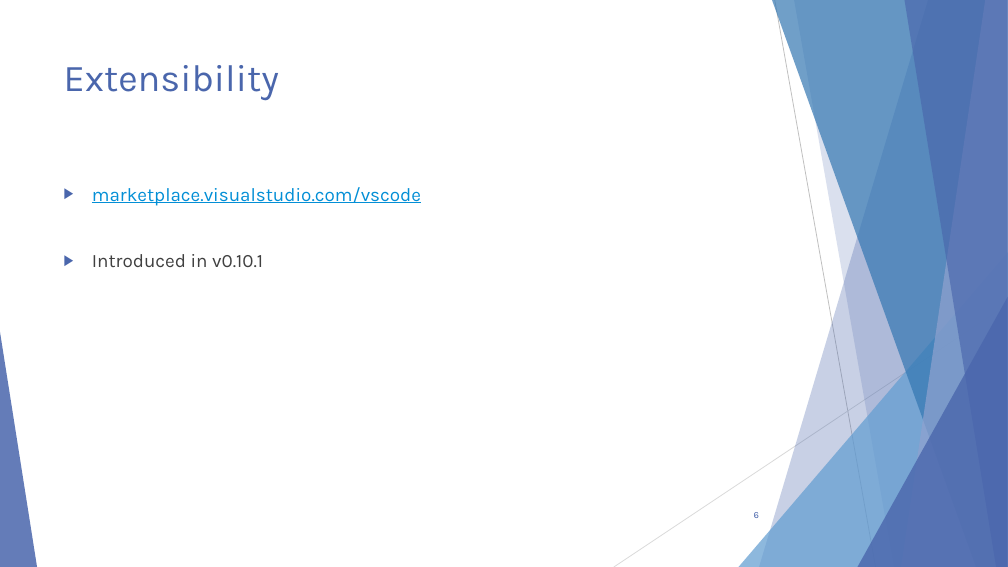
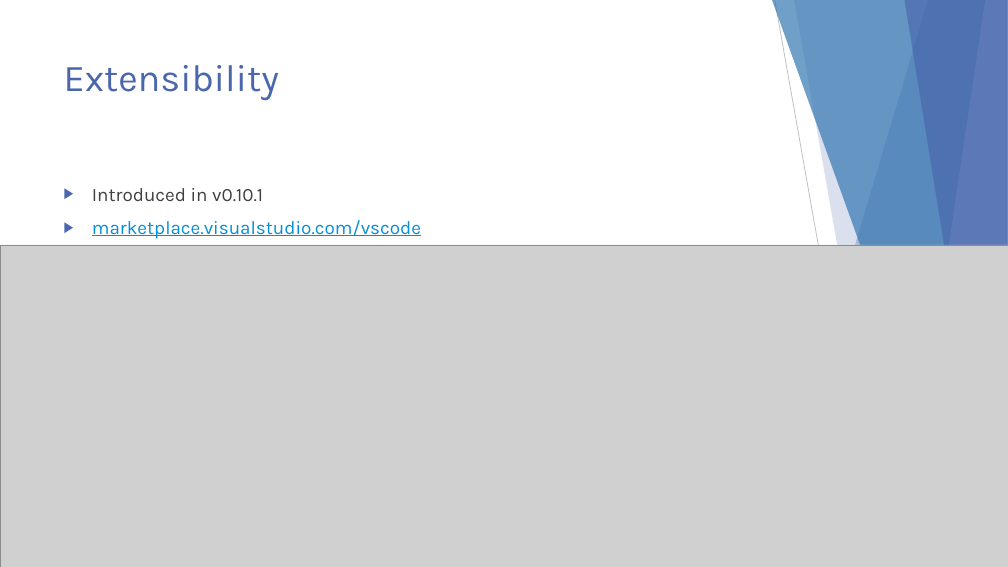
Before and after one commit to scottaddie/slide-decks, a slide deck: slide 6 of Intro to JavaScript Tooling in VS Code - MKEJS.pptx. Drawn at 1008x567 pixels with LibreOffice and Linux fonts; fonts in the diff are those of the drawing; grey boxes stand for pictures. Boxes give left, top, right and bottom in pixels: in the first picture for what was removed or moved away, otherwise in the second. Text is boxed around its words. In the diff, an @@ line names an element or a change of style, - is before the commit and + after.

```diff
--- a/Intro to JavaScript Tooling in VS Code - MKEJS.pptx
+++ b/Intro to JavaScript Tooling in VS Code - MKEJS.pptx
@@ text at [92, 188, 263, 201]: paragraph added @@
+▶ Introduced in v0.10.1
@@ picture added at [0, 245, 1008, 567] @@
@@ text at [92, 254, 263, 267]: paragraph removed @@
-▶ Introduced in v0.10.1
@@ page number removed at [754, 512, 759, 518] @@
-6
```
Also in this commit, not shown: 2 other slides changed.
